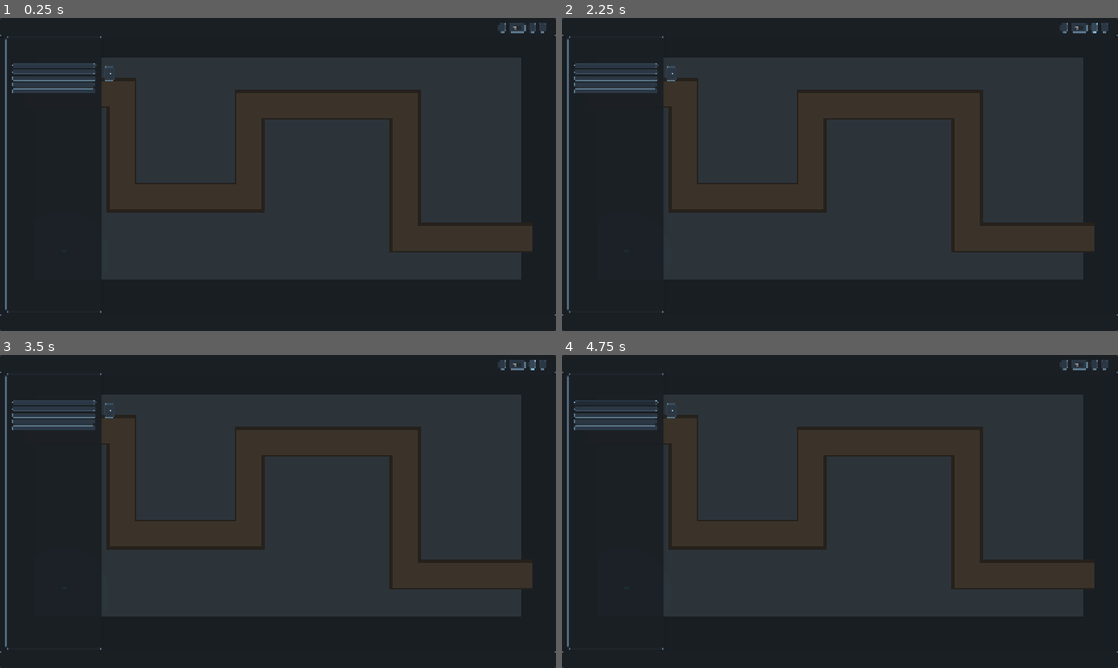
Above: before the commit, frames 1-4 (two rows, left to right).
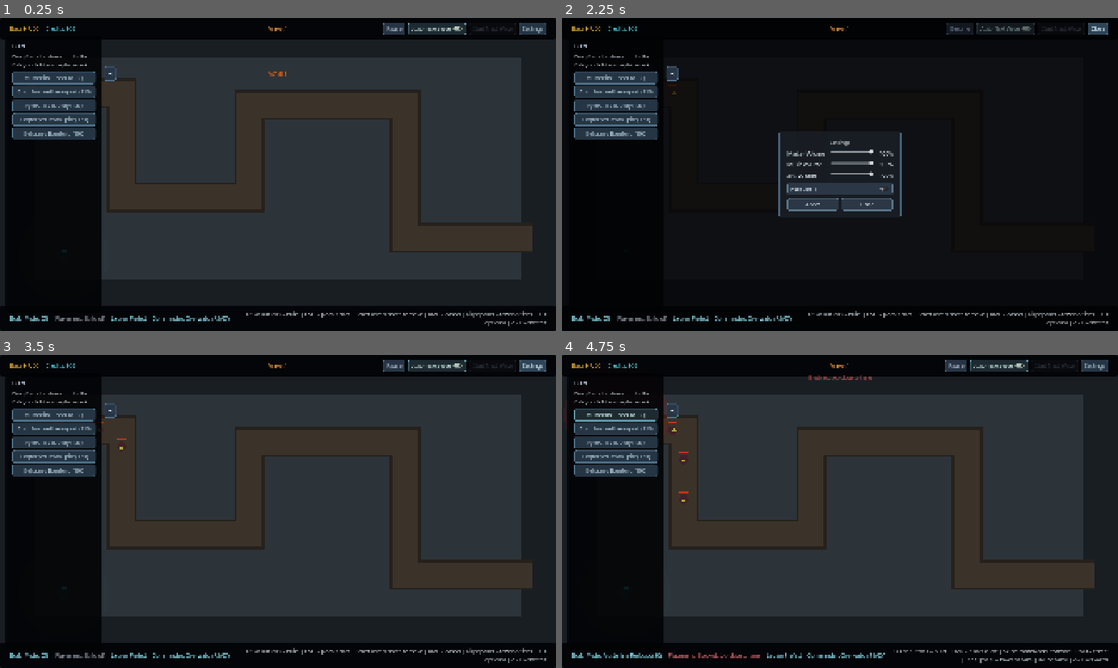
Above: after the commit, the same moments.

Repository: Auda29/TDG
Game: Godot game, scene res://scenes/bootstrap/game_root.tscn
Two runs of this game, one before a commit and one after it. Both use one fixed random seed, a clock stepped at 60 frames per second and the inputs below. This scene is started directly instead of the project's main scene.
Inputs (mouse positions are in pixels of both pictures, inside the frame that each line leads up to; where the layout moved, square brackets give the same spot in the first picture):
- Up to frame 1 (0.25 s): no input
- Up to frame 2 (2.25 s): click (1001, 27) [1079, 27] at 0.5 s; click (1001, 27) [1079, 27] at 1.25 s; click (1095, 27) at 2.02 s
- Up to frame 3 (3.5 s): click (533, 364) at 2.77 s
- Up to frame 4 (4.75 s): click ">" (after the commit: "◀") at 3.5 s; click (617, 414) [617, 401] at 4.25 s

The runs differ from the first frame. In frame 1, 28% of the frame differs, in the area x 0-100%, y 0-100%; in frame 2, 78%; in frame 3, 28%; in frame 4, 28%.
Error before the commit: Parse Error: Identifier "pause_button" not declared in the current scope. (res://scripts/ui/mvp_hud.gd:181)

Commit message:
Enhance MVP HUD by adding new control buttons and refining variable references
Introduced pause, auto wave, next wave, and settings buttons to the MVP HUD for improved user interaction. Updated variable references to include new UI elements, ensuring better management of HUD components. Adjusted color theme overrides for consistency across labels, enhancing visual feedback.

Diff:
--- a/game/scripts/ui/mvp_hud.gd
+++ b/game/scripts/ui/mvp_hud.gd
@@ -94,6 +94,10 @@
 @onready var base_label: Label = $TopBar/Margin/TopHBox/ResourceHBox/BaseLabel
 @onready var credits_label: Label = $TopBar/Margin/TopHBox/ResourceHBox/CreditsLabel
 @onready var wave_label: Label = $TopBar/Margin/TopHBox/WaveHBox/WaveLabel
+@onready var pause_button: Button = $TopBar/Margin/TopHBox/WaveFlowHBox/PauseButton
+@onready var auto_wave_button: CheckButton = $TopBar/Margin/TopHBox/WaveFlowHBox/AutoWaveButton
+@onready var next_wave_button: Button = $TopBar/Margin/TopHBox/WaveFlowHBox/NextWaveButton
+@onready var settings_button: Button = $TopBar/Margin/TopHBox/WaveFlowHBox/SettingsButton
 @onready var mode_label: Label = $BottomBar/Margin/BottomHBox/ModeLabel
 @onready var placement_label: Label = $BottomBar/Margin/BottomHBox/PlacementLabel
 @onready var commander_label: Label = $BottomBar/Margin/BottomHBox/CommanderLabel
@@ -110,6 +114,11 @@
 @onready var pyre_chapel_button: Button = $BuildDrawerPanel/BuildDrawerMargin/BuildDrawerVBox/BuildButtons/PyreChapelButton
 @onready var cogforged_relay_button: Button = $BuildDrawerPanel/BuildDrawerMargin/BuildDrawerVBox/BuildButtons/CogforgedRelayButton
 @onready var reliquary_bombard_button: Button = $BuildDrawerPanel/BuildDrawerMargin/BuildDrawerVBox/BuildButtons/ReliquaryBombardButton
+@onready var selected_panel: PanelContainer = $SelectedPanel
+@onready var frame_top: ColorRect = $SelectedPanel/FrameTop
+@onready var frame_bottom: ColorRect = $SelectedPanel/FrameBottom
+@onready var corner_tl: ColorRect = $SelectedPanel/CornerTL
+@onready var corner_br: ColorRect = $SelectedPanel/CornerBR
 @onready var header_panel: PanelContainer = $SelectedPanel/SelectedScroll/SelectedMargin/SelectedVBox/HeaderPanel
 @onready var header_divider: ColorRect = $SelectedPanel/SelectedScroll/SelectedMargin/SelectedVBox/HeaderDivider
 @onready var silhouette_panel: PanelContainer = $SelectedPanel/SelectedScroll/SelectedMargin/SelectedVBox/HeaderPanel/HeaderMargin/HeaderHBox/SilhouettePanel
@@ -435,7 +444,7 @@
 	corner_tl.color = Color(0.60, 0.90, 1.0, 0.9)
 	corner_br.color = Color(0.96, 0.72, 0.24, 0.8)
 	silhouette_label.add_theme_font_size_override("font_size", 36)
-	for label in [credits_label, wave_label, base_label, mode_l …(155 unchanged characters)… l, build_title_label, build_hint_label, flow_title_label, actions_title_label, upgrades_title_label, settings_title_label]:
+	for label in [credits_label, wave_label, base_label, mode_l …(155 unchanged characters)… l, build_title_label, build_hint_label, actions_title_label, upgrades_title_label, settings_title_label]:
 		label.add_theme_color_override("font_color", UI_COLOR_NEUTRAL)
 	credits_label.add_theme_color_override("font_color", UI_COLOR_DEFENDER)
 	wave_label.add_theme_color_override("font_color", UI_COLOR_CARRION_SOFT)
